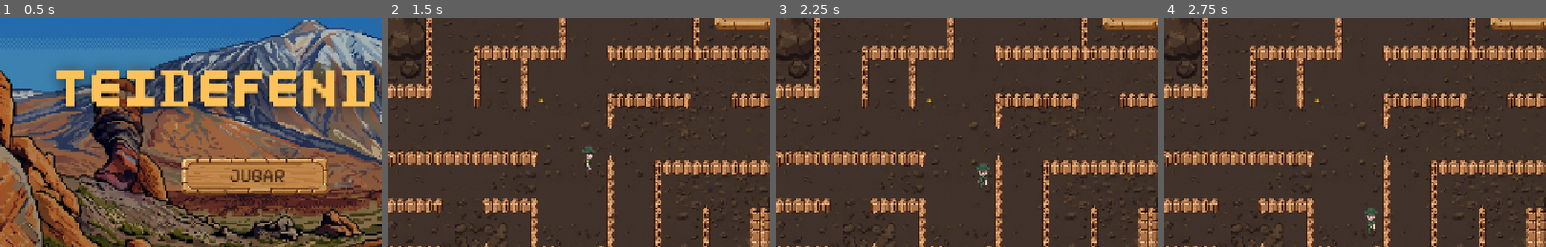
Above: before the commit, frames 1-4 (left to right).
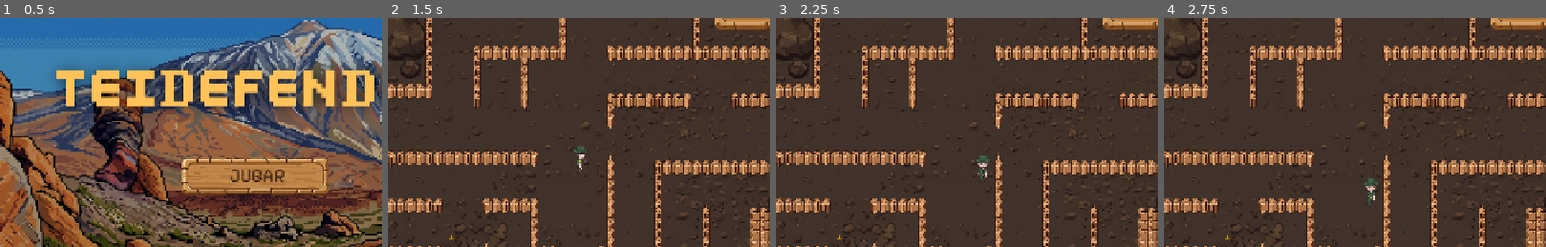
Above: after the commit, the same moments.

Repository: kiaramaldonado/teidefender
Game: Godot game, scene res://escenas/MenuPrincipal.tscn
Same seed, same stepped clock (60 frames per second), same inputs: the game is played once before the commit and once after it.
Inputs:
- Up to frame 1 (0.5 s): no input
- Up to frame 2 (1.5 s): click "JUGAR" at 0.5 s; tap Enter at 1.25 s; hold Right (ui_right) from 1.28 s (still down)
- Up to frame 3 (2.25 s): tap Space at 2 s; release Right (ui_right) at 2.03 s; hold Down (ui_down) from 2.03 s (still down)
- Up to frame 4 (2.75 s): keep holding Down (ui_down)
The pictures show only the part of the screen within x 19-69%, y 15-65%; the shares and areas given below are measured in that part.

Frame 1 is identical in both runs. In frame 2, 0.3% of the frame differs, in the area x 16-55%, y 35-97%; in frame 3, 0.3%; in frame 4, 0.4%, in the area x 16-56%, y 35-97%.

Commit message:
feat(powerUp): add animations related to and appearance of Barraquito Power Up

Diff:
--- a/escenas/Jugador.tscn
+++ b/escenas/Jugador.tscn
@@ -2,11 +2,18 @@
 
 [ext_resource type="Script" uid="uid://giglb7qt5gh8" path="res://scripts/Jugador.gd" id="1_8hr1h"]
 [ext_resource type="Texture2D" uid="uid://dwluqhj8is12e" path="res://sprites/jugador/idle_down_1.png" id="2_475hk"]
+[ext_resource type="Texture2D" uid="uid://c8dklf7cx8b1x" path="res://sprites/jugador/drinking_1.png" id="2_x1y5h"]
+[ext_resource type="Texture2D" uid="uid://b78amnif4nbr3" path="res://sprites/jugador/drinking_2.png" id="3_76nw8"]
 [ext_resource type="Texture2D" uid="uid://cf7oeyyua8jy6" path="res://sprites/jugador/idle_down_2.png" id="3_ddw1h"]
+[ext_resource type="Texture2D" uid="uid://b24vhmfexx4p7" path="res://sprites/jugador/drinking_3.png" id="4_64qyu"]
 [ext_resource type="Texture2D" uid="uid://bmne4000l7smg" path="res://sprites/jugador/idle_down_3.png" id="4_op6lh"]
 [ext_resource type="Texture2D" uid="uid://cxkb84vvf7p6m" path="res://sprites/jugador/idle_down_4.png" id="5_ko7k4"]
+[ext_resource type="Texture2D" uid="uid://cbmmft7cc0ax1" path="res://sprites/jugador/drinking_4.png" id="5_mmptj"]
 [ext_resource type="Texture2D" uid="uid://bnfub713eoyny" path="res://sprites/jugador/idle_left_1.png" id="6_pvtpb"]
+[ext_resource type="Texture2D" uid="uid://ccksdkrkrwhjd" path="res://sprites/jugador/drinking_5.png" id="6_sv6n8"]
+[ext_resource type="Texture2D" uid="uid://chm1g5h5wihhg" path="res://sprites/jugador/drinking_6.png" id="7_eeaf6"]
 [ext_resource type="Texture2D" uid="uid://cnewolme68bm5" path="res://sprites/jugador/idle_left_2.png" id="7_ooj51"]
+[ext_resource type="Texture2D" uid="uid://dw2n1tmpv81a6" path="res://sprites/jugador/drinking_7.png" id="8_7e00w"]
 [ext_resource type="Texture2D" uid="uid://f4gwsx4h6u5f" path="res://sprites/jugador/idle_left_3.png" id="8_ghhxw"]
 [ext_resource type="Texture2D" uid="uid://c1pysbmopb0fs" path="res://sprites/jugador/idle_left_4.png" id="9_bxkub"]
 [ext_resource type="Texture2D" uid="uid://cu6a2nqoccs05" path="res://sprites/jugador/idle_right_1.png" id="10_orh7j"]
@@ -25,19 +32,61 @@
 [ext_resource type="Texture2D" uid="uid://cs8c5q5hxv6ww" path="res://sprites/jugador/walking_left_2.png" id="23_pdj80"]
 [ext_resource type="Texture2D" uid="uid://k8lcu1kbcwyc" path="res://sprites/jugador/walking_left_3.png" id="24_p05sv"]
 [ext_resource type="Texture2D" uid="uid://dpe7shprunou7" path="res://sprites/jugador/walking_left_4.png" id="25_6ghc4"]
+[ext_resource type="Texture2D" uid="uid://t3nebcbbi4tx" path="res://sprites/jugador/running_down_1.png" id="25_nsj6a"]
 [ext_resource type="Texture2D" uid="uid://ctatofveh1fed" path="res://sprites/jugador/walking_right_1.png" id="26_3wdqr"]
+[ext_resource type="Texture2D" uid="uid://eottpxwahfi0" path="res://sprites/jugador/running_down_2.png" id="26_hhlvv"]
 [ext_resource type="Texture2D" uid="uid://ch2xdhwu1aidt" path="res://sprites/jugador/walking_right_2.png" id="27_1udw8"]
+[ext_resource type="Texture2D" uid="uid://q51qllax3enn" path="res://sprites/jugador/running_down_3.png" id="27_qarpc"]
 [ext_resource type="Texture2D" uid="uid://br46mu0jacr01" path="res://sprites/jugador/walking_right_3.png" id="28_dp2ub"]
+[ext_resource type="Texture2D" uid="uid://c6wp4i3a3u8h4" path="res://sprites/jugador/running_down_4.png" id="28_j0jb1"]
 [ext_resource type="Texture2D" uid="uid://bx8gkb2ngajb5" path="res://sprites/jugador/walking_right_4.png" id="29_8ptv5"]
+[ext_resource type="Texture2D" uid="uid://4xbbjv4cv16" path="res://sprites/jugador/running_left_1.png" id="29_uq6j6"]
 [ext_resource type="Texture2D" uid="uid://bykl3kbe0lgux" path="res://sprites/jugador/walking_up_1.png" id="30_0ddfj"]
+[ext_resource type="Texture2D" uid="uid://bpethggihx2yp" path="res://sprites/jugador/running_left_2.png" id="30_yu41p"]
+[ext_resource type="Texture2D" uid="uid://s0kkncpimdmx" path="res://sprites/jugador/running_left_3.png" id="31_qp218"]
 [ext_resource type="Texture2D" uid="uid://dl7ait315oi2l" path="res://sprites/jugador/walking_up_2.png" id="31_um2n4"]
+[ext_resource type="Texture2D" uid="uid://cnyxqdk6bpetf" path="res://sprites/jugador/running_left_4.png" id="32_3nrq3"]
 [ext_resource type="Texture2D" uid="uid://btbjx7rgdhuky" path="res://sprites/jugador/walking_up_3.png" id="32_58lh0"]
 [ext_resource type="Texture2D" uid="uid://cohfd4db5r6cv" path="res://sprites/jugador/walking_up_4.png" id="33_dk08l"]
+[ext_resource type="Texture2D" uid="uid://cuio6s56nl1be" path="res://sprites/jugador/running_right_1.png" id="33_t0ghm"]
+[ext_resource type="Texture2D" uid="uid://bscyl5eb516ny" path="res://sprites/jugador/running_right_2.png" id="34_h3x5j"]
+[ext_resource type="Texture2D" uid="uid://cimy4bha02ik8" path="res://sprites/jugador/running_right_3.png" id="35_wf8x8"]
+[ext_resource type="Texture2D" uid="uid://crvuu2m4jndbe" path="res://sprites/jugador/running_right_4.png" id="36_g535p"]
+[ext_resource type="Texture2D" uid="uid://ccjd7s4tb6kwx" path="res://sprites/jugador/running_up_1.png" id="37_j7am5"]
+[ext_resource type="Texture2D" uid="uid://cucpx5uk2tbsd" path="res://sprites/jugador/running_up_2.png" id="38_1028s"]
+[ext_resource type="Texture2D" uid="uid://dipovwjv1b8px" path="res://sprites/jugador/running_up_3.png" id="39_03mtw"]
+[ext_resource type="Texture2D" uid="uid://o2fj048cbuo5" path="res://sprites/jugador/running_up_4.png" id="40_e42s2"]
 
 [sub_resource type="SpriteFrames" id="SpriteFrames_wvgm1"]
 animations = [{
 "frames": [{
 "duration": 1.0,
+"texture": ExtResource("2_x1y5h")
+}, {
+"duration": 1.0,
+"texture": ExtResource("3_76nw8")
+}, {
+"duration": 1.0,
+"texture": ExtResource("4_64qyu")
+}, {
+"duration": 1.0,
+"texture": ExtResource("5_mmptj")
+}, {
+"duration": 1.0,
+"texture": ExtResource("6_sv6n8")
+}, {
+"duration": 1.0,
+"texture": ExtResource("7_eeaf6")
+}, {
+"duration": 1.0,
+"texture": ExtResource("8_7e00w")
+}],
+"loop": false,
+"name": &"drink",
+"speed": 10.0
+}, {
+"frames": [{
+"duration": 1.0,
 "texture": ExtResource("2_475hk")
 }, {
 "duration": 1.0,
@@ -106,6 +155,74 @@
 }, {
 "frames": [{
 "duration": 1.0,
+"texture": ExtResource("25_nsj6a")
+}, {
+"duration": 1.0,
+"texture": ExtResource("26_hhlvv")
+}, {
+"duration": 1.0,
+"texture": ExtResource("27_qarpc")
+}, {
+"duration": 1.0,
+"texture": ExtResource("28_j0jb1")
+}],
+"loop": true,
+"name": &"run_down",
+"speed": 14.0
+}, {
+"frames": [{
+"duration": 1.0,
+"texture": ExtResource("29_uq6j6")
+}, {
+"duration": 1.0,
+"texture": ExtResource("30_yu41p")
+}, {
+"duration": 1.0,
+"texture": ExtResource("31_qp218")
+}, {
+"duration": 1.0,
+"texture": ExtResource("32_3nrq3")
+}],
+"loop": true,
+"name": &"run_left",
+"speed": 14.0
+}, {
+"frames": [{
+"duration": 1.0,
+"texture": ExtResource("33_t0ghm")
+}, {
+"duration": 1.0,
+"texture": ExtResource("34_h3x5j")
+}, {
+"duration": 1.0,
+"texture": ExtResource("35_wf8x8")
+}, {
+"duration": 1.0,
+"texture": ExtResource("36_g535p")
+}],
+"loop": true,
+"name": &"run_right",
+"speed": 14.0
+}, {
+"frames": [{
+"duration": 1.0,
+"texture": ExtResource("37_j7am5")
+}, {
+"duration": 1.0,
+"texture": ExtResource("38_1028s")
+}, {
+"duration": 1.0,
+"texture": ExtResource("39_03mtw")
+}, {
+"duration": 1.0,
+"texture": ExtResource("40_e42s2")
+}],
+"loop": true,
+"name": &"run_up",
+"speed": 14.0
+}, {
+"frames": [{
+"duration": 1.0,
 "texture": ExtResource("18_orh7j")
 }, {
 "duration": 1.0,
@@ -181,7 +298,7 @@
 
 [node name="Sprite" type="AnimatedSprite2D" parent="." unique_id=1591308118]
 sprite_frames = SubResource("SpriteFrames_wvgm1")
-animation = &"walk_up"
+animation = &"drink"
 
 [node name="Colision" type="CollisionShape2D" parent="." unique_id=1007127003]
 shape = SubResource("CapsuleShape2D_a0tr0")
--- /dev/null
+++ b/escenas/PowerUpBarraquito.tscn
@@ -0,0 +1,17 @@
+[gd_scene format=3 uid="uid://dd0gewhqdfpst"]
+
+[ext_resource type="Texture2D" uid="uid://cii0pbnfjo4ab" path="res://sprites/items/coffee.png" id="1_b3r20"]
+[ext_resource type="Script" uid="uid://d22nb3jfwgjww" path="res://scripts/PowerUpBarraquito.gd" id="1_n3tx1"]
+
+[sub_resource type="CircleShape2D" id="CircleShape2D_n3tx1"]
+radius = 16.0
+
+[node name="Area2D" type="Area2D" unique_id=1653193282]
+script = ExtResource("1_n3tx1")
+
+[node name="CollisionShape2D" type="CollisionShape2D" parent="." unique_id=597160163]
+shape = SubResource("CircleShape2D_n3tx1")
+
+[node name="Sprite2D" type="Sprite2D" parent="." unique_id=1792819528]
+scale = Vector2(0.5, 0.5)
+texture = ExtResource("1_b3r20")
--- a/scripts/Jugador.gd
+++ b/scripts/Jugador.gd
@@ -1,9 +1,16 @@
 extends CharacterBody2D
 
-const VELOCIDAD = 150.0
+const VELOCIDAD_NORMAL = 80.0
+const VELOCIDAD_BOOST = 180.0
+var velocidad_actual = VELOCIDAD_NORMAL
 var ultima_direccion = "down"
+var barraquito_activo = false
+var bebiendo = false
 
 func _physics_process(delta):
+	if bebiendo:
+		return
+
 	var direccion = Vector2.ZERO
 
 	if Input.is_action_pressed("ui_right"):
@@ -18,11 +25,14 @@
 	if direccion.length() > 0:
 		direccion = direccion.normalized()
 
-	velocity = direccion * VELOCIDAD
+	velocity = direccion * velocidad_actual
 	move_and_slide()
 	_actualizar_animacion(direccion)
 
 func _actualizar_animacion(direccion: Vector2):
+	if bebiendo:
+		return
+
 	if direccion.x > 0:
 		ultima_direccion = "right"
 	elif direccion.x < 0:
@@ -33,6 +43,23 @@
 		ultima_direccion = "up"
 
 	if direccion.length() > 0:
-		$Sprite.play("walk_" + ultima_direccion)
+		if barraquito_activo:
+			$Sprite.play("run_" + ultima_direccion)
+		else:
+			$Sprite.play("walk_" + ultima_direccion)
 	else:
 		$Sprite.play("idle_" + ultima_direccion)
+
+func activar_barraquito():
+	bebiendo = true
+	$Sprite.play("drink")
+	# Esperar a que termine la animación de beber
+	await $Sprite.animation_finished
+	bebiendo = false
+	barraquito_activo = true
+	velocidad_actual = VELOCIDAD_BOOST
+
+	# Barraquito dura 8 segundos
+	await get_tree().create_timer(8.0).timeout
+	barraquito_activo = false
+	velocidad_actual = VELOCIDAD_NORMAL
--- a/scripts/Mundo.gd
+++ b/scripts/Mundo.gd
@@ -2,14 +2,29 @@
 
 const BASURA_SCENE = preload("res://escenas/Basura.tscn")
 var puntos = 0
+const BARRAQUITO_SCENE = preload("res://escenas/PowerUpBarraquito.tscn")
 
 # Posiciones aleatorias dentro del laberinto
 var spawn_points = [
-	Vector2(400, 250), Vector2(500, 250), Vector2(600, 250),
-	Vector2(400, 350), Vector2(500, 350), Vector2(600, 350),
-	Vector2(400, 450), Vector2(500, 450), Vector2(600, 450)
+	# Pasillo superior izquierdo
+	Vector2(200, 130), Vector2(280, 130), Vector2(350, 130),
+	# Pasillo superior derecho
+	Vector2(550, 130), Vector2(650, 130), Vector2(750, 130),
+	# Pasillo izquierdo vertical
+	Vector2(170, 250), Vector2(170, 320), Vector2(170, 390),
+	# Zona central superior
+	Vector2(450, 200), Vector2(520, 200), Vector2(600, 200),
+	# Pasillo central horizontal
+	Vector2(350, 350), Vector2(430, 350), Vector2(510, 350),
+	# Zona central derecha
+	Vector2(700, 280), Vector2(780, 280), Vector2(860, 280),
+	# Pasillo inferior izquierdo
+	Vector2(250, 480), Vector2(350, 480), Vector2(430, 480),
+	# Pasillo inferior derecho
+	Vector2(620, 480), Vector2(720, 480), Vector2(820, 480),
+	# Zona derecha interior
+	Vector2(900, 380), Vector2(900, 450), Vector2(970, 420),
 ]
-
 func _ready():
 	# Aparecer basura cada 5 segundos
 	var timer = Timer.new()
@@ -17,6 +32,12 @@
 	timer.wait_time = 5.0
 	timer.timeout.connect(_spawn_basura)
 	timer.start()
+
+	var timer_barraquito = Timer.new()
+	add_child(timer_barraquito)
+	timer_barraquito.wait_time = 20.0
+	timer_barraquito.timeout.connect(_spawn_barraquito)
+	timer_barraquito.start()
 
 	$HUD/Puntos.text = "0"
 
@@ -32,3 +53,9 @@
 func basura_recogida():
 	puntos += 25
 	$HUD/Puntos.text = str(puntos)
+
+func _spawn_barraquito():
+	var barraquito = BARRAQUITO_SCENE.instantiate()
+	var punto = spawn_points[randi() % spawn_points.size()]
+	barraquito.position = punto
+	add_child(barraquito)
--- /dev/null
+++ b/scripts/PowerUpBarraquito.gd
@@ -0,0 +1,11 @@
+extends Area2D
+
+func _ready():
+	monitoring = true
+	body_entered.connect(_on_body_entered)
+	print("Barraquito listo")
+
+func _on_body_entered(body):
+	print("Contacto detectado")
+	body.activar_barraquito()
+	queue_free()
Not shown, added: scripts/PowerUpBarraquito.gd.uid
Binary file added: sprites/jugador/drinking_1.png
Not shown, added: sprites/jugador/drinking_1.png.import
Binary file added: sprites/jugador/drinking_2.png
Not shown, added: sprites/jugador/drinking_2.png.import
Binary file added: sprites/jugador/drinking_3.png
Not shown, added: sprites/jugador/drinking_3.png.import
Binary file added: sprites/jugador/drinking_4.png
Not shown, added: sprites/jugador/drinking_4.png.import
Binary file added: sprites/jugador/drinking_5.png
Not shown, added: sprites/jugador/drinking_5.png.import
Binary file added: sprites/jugador/drinking_6.png
(and 35 more such lines)
